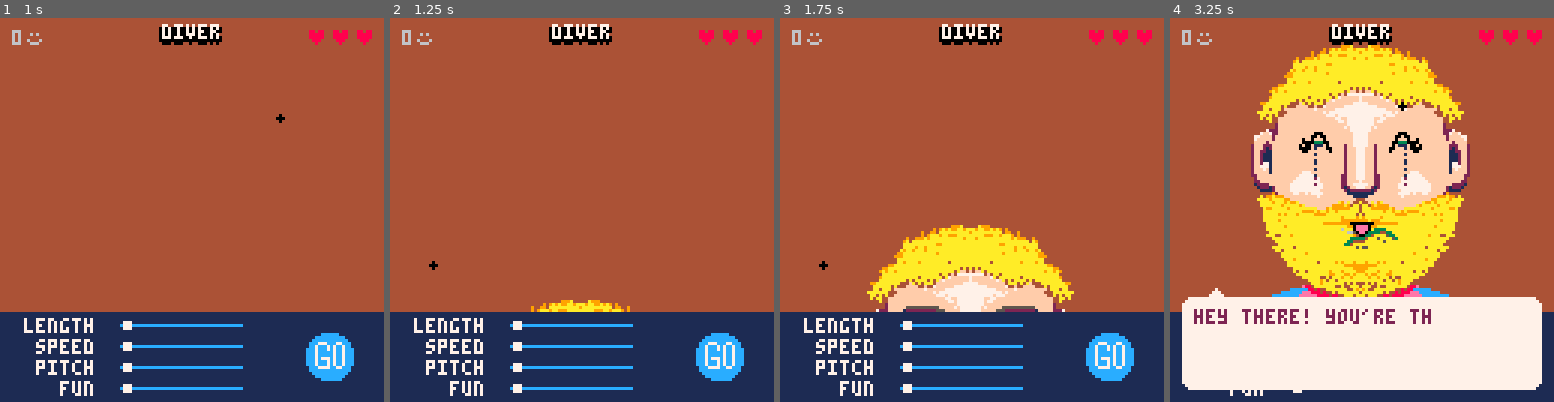
Above: before the commit, frames 1-4 (left to right).
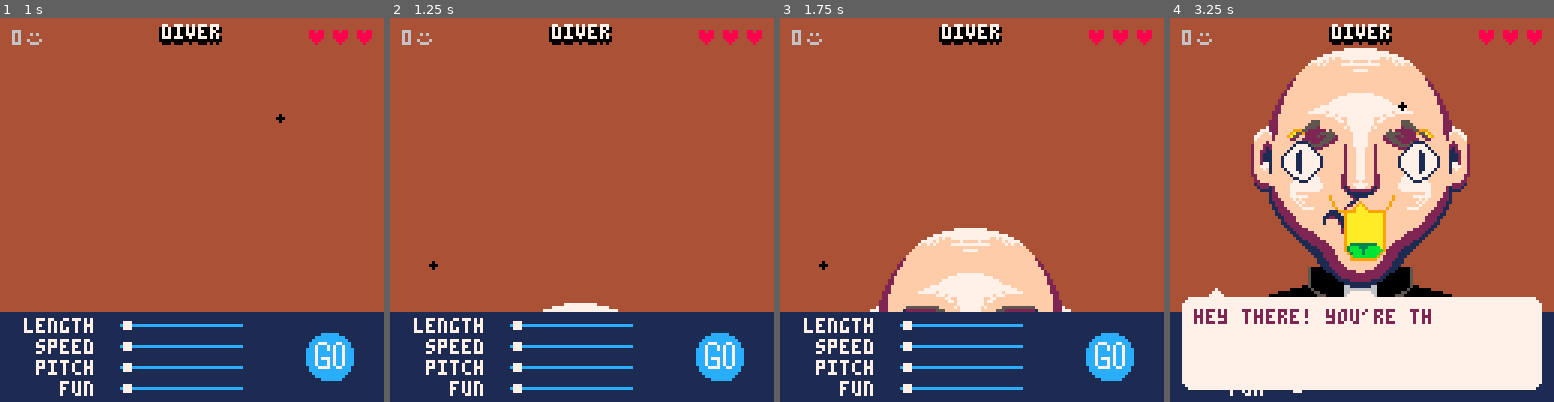
Above: after the commit, the same moments.

Repository: Alfie-Edwards/game-boys
Game: PICO-8 cartridge game.p8
Same seed, same stepped clock (60 frames per second), same inputs: the game is played once before the commit and once after it.
Inputs (mouse positions are in pixels of both pictures, inside the frame that each line leads up to):
- Up to frame 1 (1 s): tap X (X key) at 0.33 s; click (280, 121) at 0.67 s; tap O (Z key) at 0.7 s
- Up to frame 2 (1.25 s): tap X (X key) at 1.07 s; click (436, 267) at 1.22 s
- Up to frame 3 (1.75 s): tap O (Z key) at 1.7 s
- Up to frame 4 (3.25 s): click (1277, 114) at 1.77 s; tap X (X key) at 1.85, 2.97 s; tap O (Z key) at 2.1, 2.5, 2.9 s; click (1342, 259) at 2.32 s; click (1404, 106) at 2.87 s

Frame 1 is identical in both runs. In frame 2, 0.5% of the frame differs, in the area x 36-63%, y 73-77%; in frame 3, 6.3%; in frame 4, 19%, in the area x 22-77%, y 7-73%.

Commit message:
priest features

Diff:
--- a/face.lua
+++ b/face.lua
@@ -11,6 +11,8 @@
 	},
 	priest = {
 		collar = 101,
+		eyes = 26,
+		mouth = 29,
 	},
 }
 
@@ -128,14 +130,31 @@
 	function draw_collar_right(x, y)
 		spr(sprite_info.priest.collar, x, y, 5, 2, true, false)
 	end
+	function draw_priest_laughing_eyes_left(x, y)
+		spr(sprite_info.priest.eyes, x, y, 3, 3, true, false)
+	end
+	function draw_priest_laughing_eyes_right(x, y)
+		spr(sprite_info.priest.eyes, x, y, 3, 3, false, false)
+	end
+	function draw_priest_laughing_mouth(x, y)
+		spr(sprite_info.priest.mouth, x, y, 3, 3, false, false)
+	end
 
 	-- base layer
 	draw_base_left(head_left,              head_top)
 	draw_base_right(head_right - tiles(4), head_top)
 	draw_ear_left(head_left - tiles(1) + 1, head_top + tiles(3))
 	draw_ear_right(head_right - 1,          head_top + tiles(3))
-	draw_neutral_eyes(head_top, head_left, head_right)
-	draw_neutral_mouth(head_bottom, head_left, head_right)
+
+	if emotion == "laughing" then
+		draw_priest_laughing_eyes_left(head_left + 4, head_top + tiles(3))
+		draw_priest_laughing_eyes_right(head_right - tiles(3) - 4, head_top + tiles(3))
+		draw_priest_laughing_mouth(64 - tiles(1.5) - 1, head_bottom - tiles(4) - 1)
+	else
+		draw_neutral_eyes(head_top, head_left, head_right)
+		draw_neutral_mouth(head_bottom, head_left, head_right)
+	end
+
 
 	-- features
 	draw_collar_left(64 - tiles(5),  head_bottom - tiles(1))
@@ -242,8 +261,8 @@
 	if (emotion == nil) emotion = "neutral"
 
 	-- TODO #temp
-	name = "big beardy man"
-	-- name = "priest"
+	-- name = "big beardy man"
+	name = "priest"
     -- name = "diver"
 
 	-- setup
